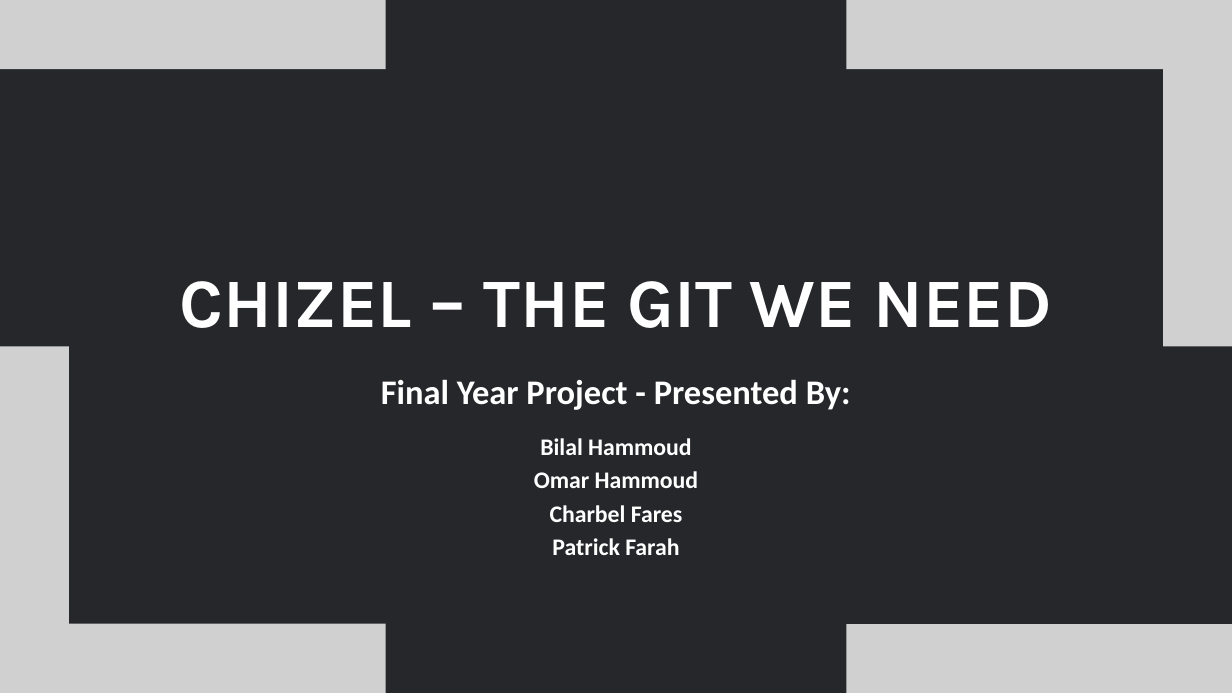
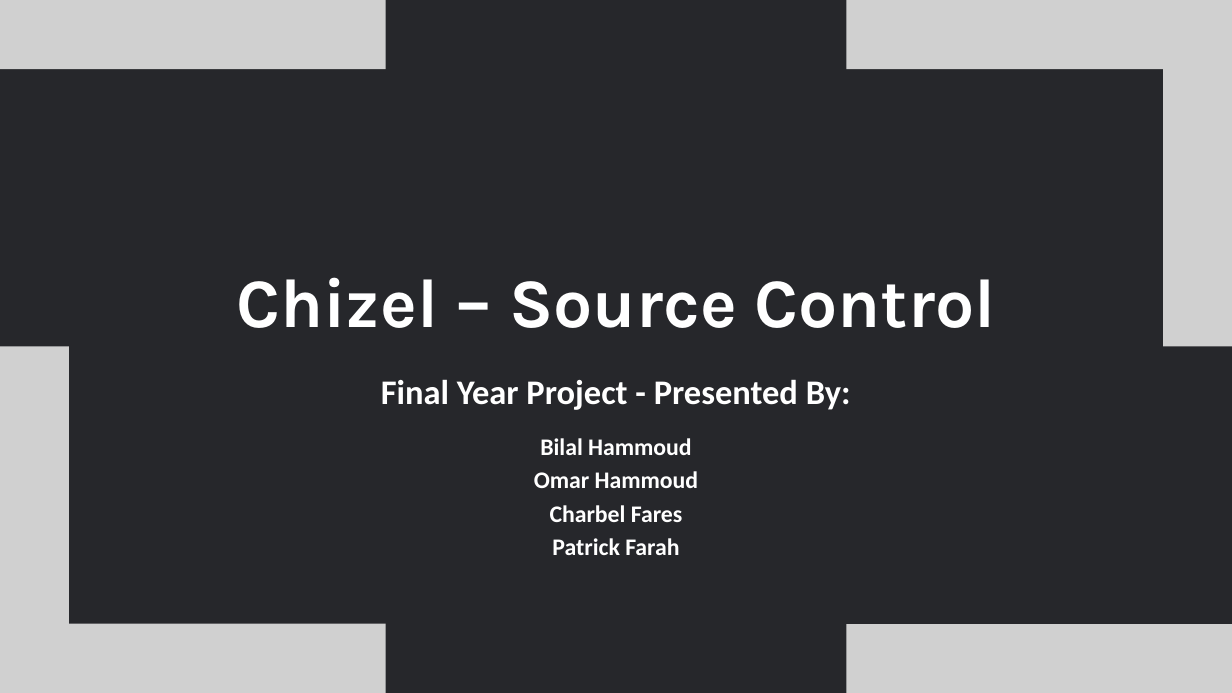
Before and after one commit to ElementaleLord/Chizel, a slide deck: slide 1 of docs/FYP Presentation.pptx. Drawn at 1232x693 pixels with LibreOffice and Linux fonts; fonts in the diff are those of the drawing; grey boxes stand for pictures. Boxes give left, top, right and bottom in pixels: in the first picture for what was removed or moved away, otherwise in the second. Text is boxed around its words. In the diff, an @@ line names an element or a change of style, - is before the commit and + after.

```diff
--- a/docs/FYP Presentation.pptx
+++ b/docs/FYP Presentation.pptx
@@ text at (x1=236, y1=277, x2=996, y2=328): text changed @@
-CHIZEL – THE GIT WE NEED
+Chizel – Source Control
```
Also in this commit, not shown: 6 other slides changed.
